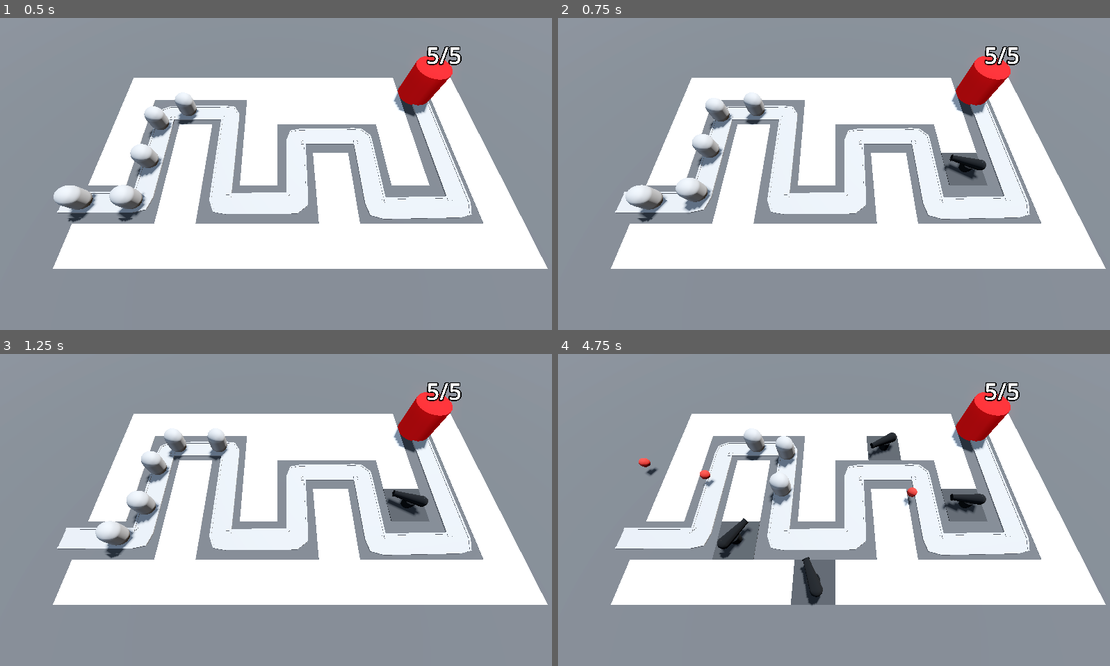
Above: before the commit, frames 1-4 (two rows, left to right).
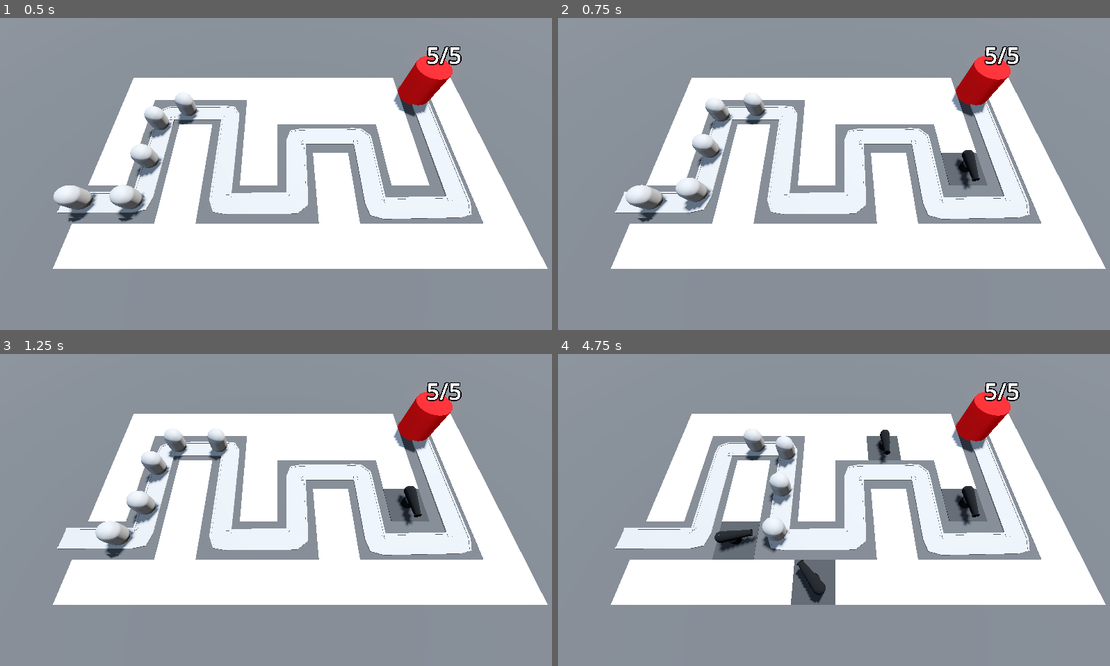
Above: after the commit, the same moments.

Repository: Ghosty-CodeX/Barbarian_Blaster
Game: Godot game, scene res://Scenes/Levels/BaseLevel.tscn
Same seed, same stepped clock (60 frames per second), same inputs: the game is played once before the commit and once after it.
Inputs (mouse positions are in pixels of both pictures, inside the frame that each line leads up to):
- Up to frame 1 (0.5 s): no input
- Up to frame 2 (0.75 s): move the mouse to (955, 158) at 0.52 s; press the mouse at (955, 158) at 0.53 s
- Up to frame 3 (1.25 s): no input
- Up to frame 4 (4.75 s): move the mouse to (723, 525) at 1.27 s; release the mouse at (723, 525) at 1.28 s; click (723, 525) at 1.35 s; move the mouse to (889, 441) at 2.02 s; press the mouse at (889, 441) at 2.03 s; move the mouse to (806, 572) at 2.77 s; release the mouse at (806, 572) at 2.78 s; click (806, 572) at 2.85 s; move the mouse to (1005, 556) at 3.52 s; press the mouse at (1005, 556) at 3.53 s; move the mouse to (668, 463) at 4.27 s; release the mouse at (668, 463) at 4.28 s; click (668, 463) at 4.35 s

Frame 1 is identical in both runs. In frame 2, 0.3% of the frame differs, in the area x 69-78%, y 42-56%; in frame 3, 0.4%; in frame 4, 1.6%, in the area x 14-78%, y 24-81%.

Commit message:
For Loops and Targetting
Turrets now only attack when a target is in range

Diff:
--- a/Scenes/Turret/turret.gd
+++ b/Scenes/Turret/turret.gd
@@ -1,18 +1,34 @@
 extends Node3D
 
 @export var projectile : PackedScene
+@export var turret_range : float = 10.0
 
 var enemy_path : Path3D
+var target : PathFollow3D
 
 @onready var turret_barrel: MeshInstance3D = $TurretBase/TurretBarrel
 
 func _physics_process(delta: float) -> void:
-	var enemy = enemy_path.get_children().back()
-	look_at(enemy.global_position, Vector3.UP, true)
-
+	target = find_best_target()
+	if target:
+		look_at(target.global_position, Vector3.UP, true)
 
 func _on_timer_timeout() -> void:
-	var shot = projectile.instantiate()
-	add_child(shot)
-	shot.global_position = turret_barrel.global_position
-	shot.direction = global_transform.basis.z
+	if target:
+		var shot = projectile.instantiate()
+		add_child(shot)
+		shot.global_position = turret_barrel.global_position
+		shot.direction = global_transform.basis.z
+
+func find_best_target() -> PathFollow3D:
+	var best_target = null
+	var best_progress = 0
+
+	for enemy in enemy_path.get_children():
+		if enemy is PathFollow3D:
+			if enemy.progress > best_progress:
+				var distance = global_position.distance_to(enemy.global_position)
+				if distance < turret_range:
+					best_target = enemy
+					best_progress = enemy.progress
+	return best_target
